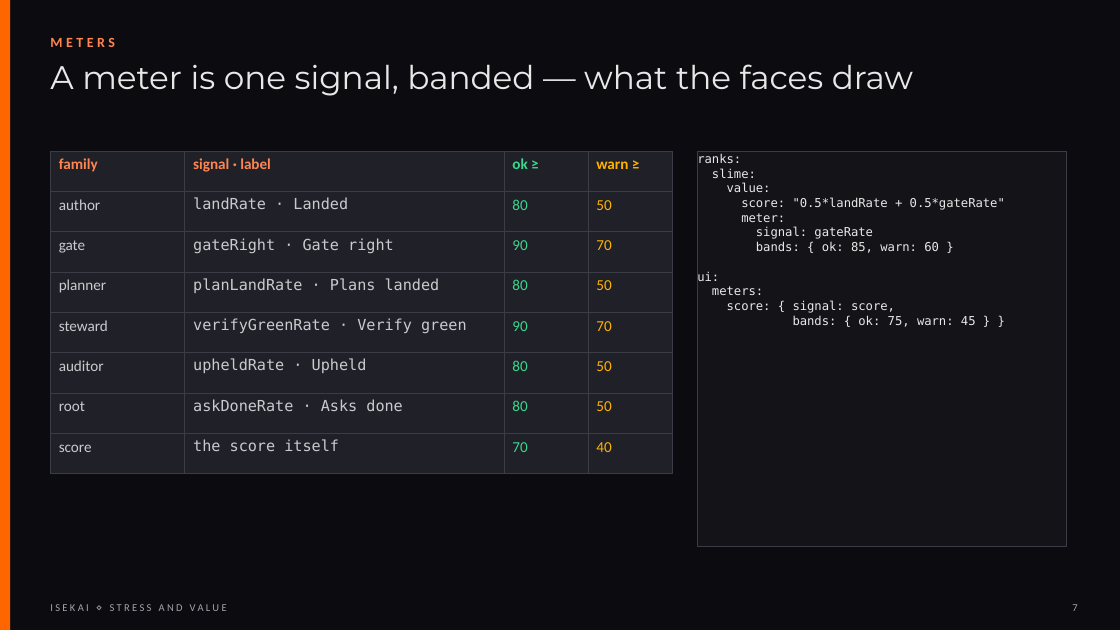
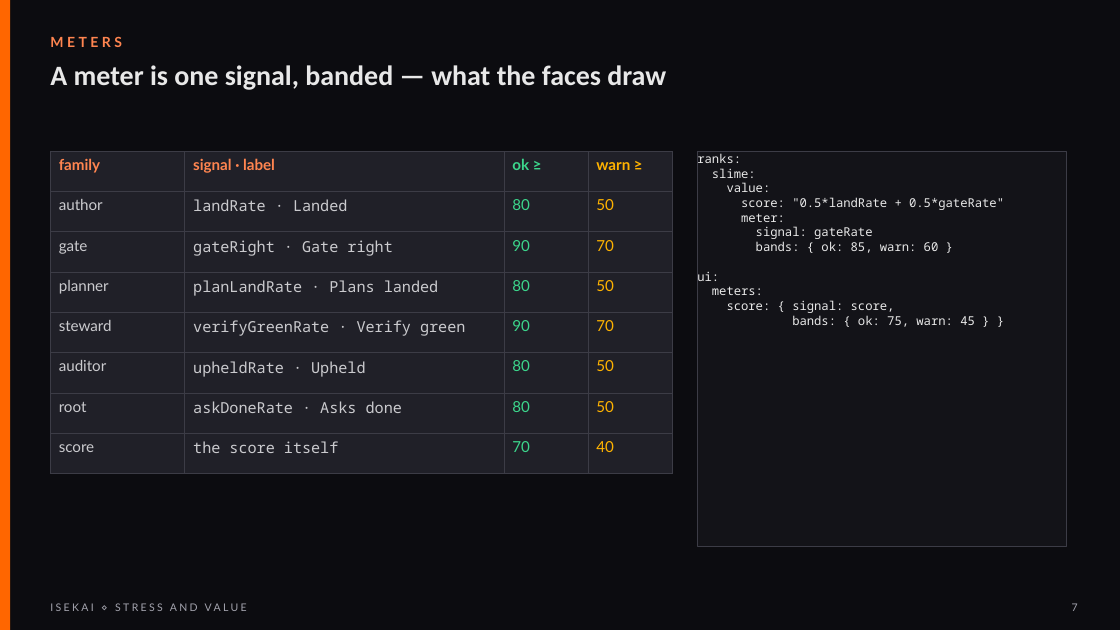
Before and after one commit to Kaginari/isekai, a slide deck: slide 7 of presentations/stress-value-isekai.pptx. Drawn at 1120x630 pixels with LibreOffice and Linux fonts; fonts in the diff are those of the drawing. Boxes give left, top, right and bottom in pixels: in the first picture for what was removed or moved away, otherwise in the second. Text is boxed around its words. In the diff, an @@ line names an element or a change of style, - is before the commit and + after.

Commit message:
presentations: the decks brought to v0.3.0 — fresh captures, the one-page board, the current CLI and numbers, what v0.2 and v0.3 delivered; the stress-and-value deck in the Slides fonts (Orbitron, Rajdhani, JetBrains Mono); the convention overview maps each tool to its binary command

```diff
--- a/presentations/stress-value-isekai.pptx
+++ b/presentations/stress-value-isekai.pptx
@@ text "METERS" at [50,36,122,47]: font Calibri to Lato @@
@@ text "A meter is one signal, ..." at [50,65,666,90]: size 28 to 24 pt, font Montserrat to Calibri, bold on @@
@@ table at [50,151,672,457] @@
@@ font Calibri to Lato in "family", "signal · label", "ok ≥", "warn ≥" and 21 more places @@
@@ font DejaVu Sans Mono to Noto Sans Mono in "landRate · Landed", "gateRight · Gate right", "planLandRate · Plans landed", "verifyGreenRate · Verify green" and 3 more places @@
@@ rectangle "ranks:" at [697,151,1067,546]: font DejaVu Sans Mono to Noto Sans Mono @@
@@ text "ISEKAI ⋄ STRESS AND VALUE" at [50,595,723,620]: font Calibri to Lato @@
```
Also in this commit, not shown: 11 other slides changed, 2 other files.
